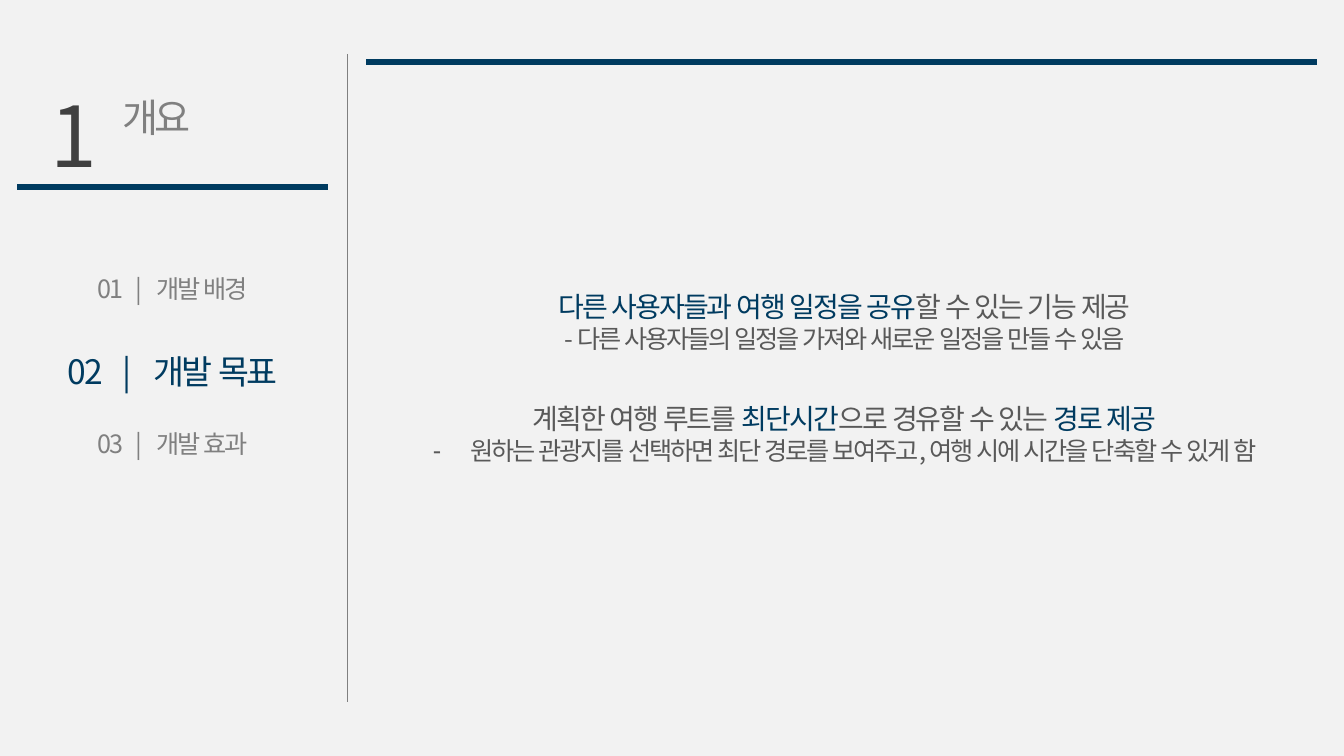
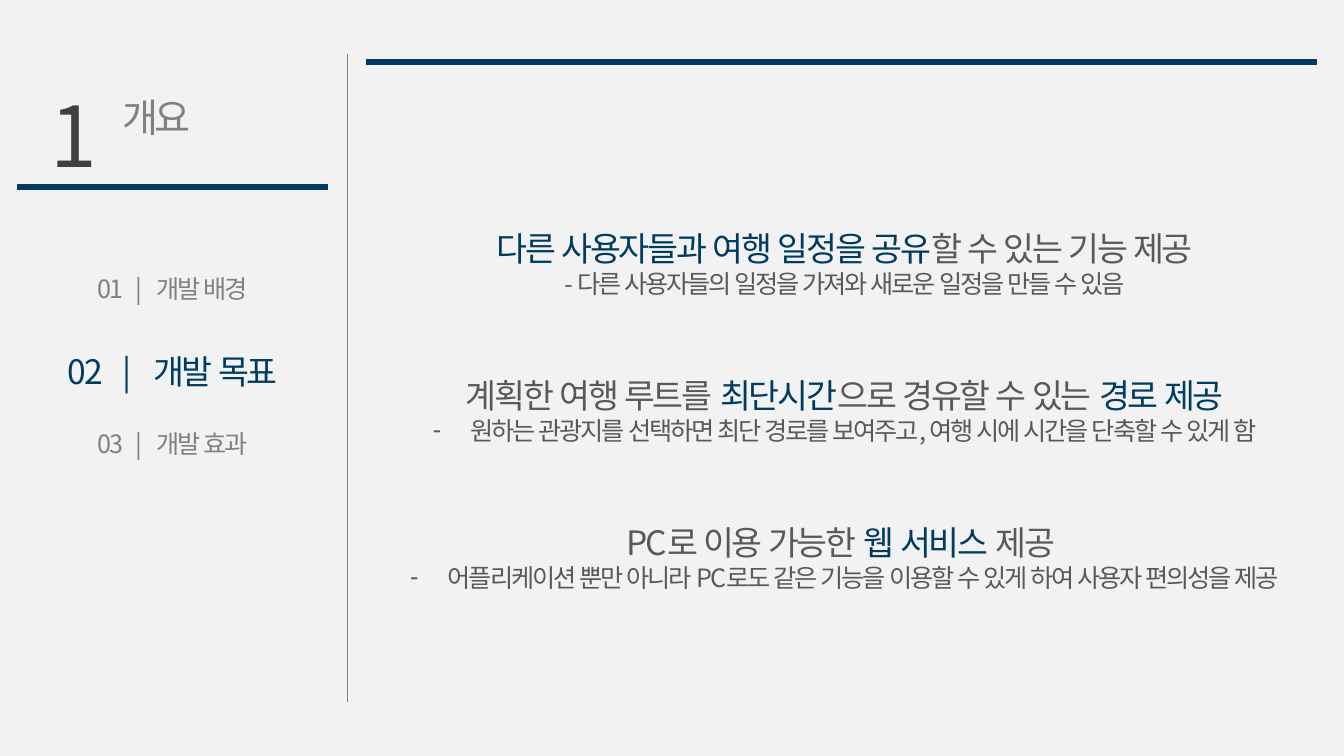
Before and after one commit to gmlrud1211/project, a slide deck: slide 6 of document/제안서.pptx. Drawn at 1344x756 pixels with LibreOffice and Linux fonts; fonts in the diff are those of the drawing. Boxes give left, top, right and bottom in pixels: in the first picture for what was removed or moved away, otherwise in the second. Text is boxed around its words. In the diff, an @@ line names an element or a change of style, - is before the commit and + after.

```diff
--- a/document/제안서.pptx
+++ b/document/제안서.pptx
@@ text "다른 사용자들과 여행 일정을 공유할 ...": place and size @@
-text "다른 사용자들과 여행 일정을 공유할 ..." at bbox=[559, 293, 1130, 350]
+text "다른 사용자들과 여행 일정을 공유할 ..." at bbox=[496, 233, 1193, 295]
@@ text at bbox=[496, 233, 1193, 264]: size 20 to 24 pt in "다른 사용자들과 여행 일정을 공유할 수 있는 ..." @@
@@ text "계획한 여행 루트를 최단시간으로 경유할 ...": place and size @@
-text "계획한 여행 루트를 최단시간으로 경유할 ..." at bbox=[471, 405, 1256, 465]
+text "계획한 여행 루트를 최단시간으로 경유할 ..." at bbox=[466, 380, 1256, 445]
@@ text at bbox=[466, 380, 1224, 411]: size 20 to 24 pt in "계획한 여행 루트를 최단시간으로 경유할 수 있는 ..." @@
@@ text added at bbox=[448, 527, 1279, 589], 18 pt, text #595959 @@
+PC로 이용 가능한 웹 서비스 제공
+– 어플리케이션 뿐만 아니라 PC로도 같은 기능을 이용할 수 있게 하여 사용자 편의성을 제공
```
Also in this commit, not shown: 12 other slides changed, 4 slides added.
